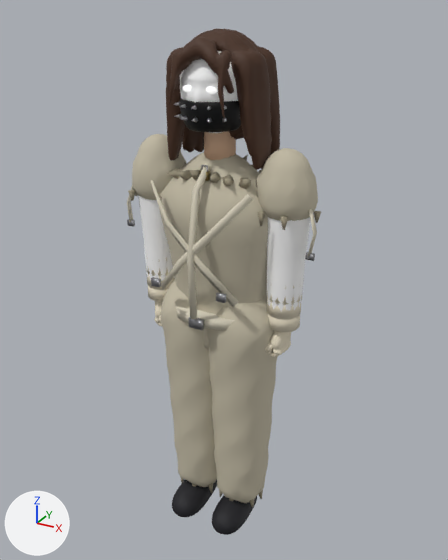
A saved change to the glTF model public/models/eloy.glb.
One viewpoint serves both versions: a 50 mm camera at (1.16, -2.07, 2.21) aimed at (0.0, 0.03, 1.16). Every picture has the same lights, and +X, +Y and +Z are marked at lower left. The older version comes first. Vertices at exactly the same position are counted once.

Names of what the first picture shows: 'hair', 'head', 'part_MAT_CLOTH_arm_eloy', 'part_MAT_CLOTH_suit_eloy', 'part_MAT_CLOTH_suit_eloy_dk', 'part_MAT_CLOTH_wrap_eloy', 'part_MAT_LEATHER_shoe_eloy', 'part_MAT_LEATHER_strap_eloy', 'part_MAT_METAL_buckle_eloy', 'part_MAT_SKIN_skin_eloy', 'prop_maskOn' and 1 more.
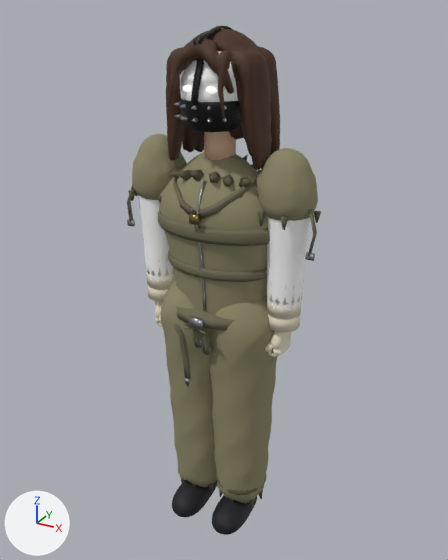
Changed parts and their boxes (x1, y1, x2, y2) in the pictures (448 x 560 px; the box of a moved part takes in the faces that stretch with it):
```json
{"object": "part_MAT_CLOTH_suit_eloy", "change": "recoloured", "before": [132, 134, 318, 503], "after": [132, 134, 318, 503], "on screen": "darker"}
{"object": "part_MAT_LEATHER_strap_eloy", "change": "recoloured, reshaped", "before": [127, 163, 317, 330], "after": [127, 168, 317, 379], "on screen": "26% taller"}
{"object": "prop_maskOn", "change": "reshaped", "before": [174, 85, 241, 132], "after": [174, 26, 241, 132], "on screen": "123% taller"}
{"object": "part_MAT_METAL_buckle_eloy", "change": "reshaped", "before": [127, 165, 315, 330], "after": [127, 181, 315, 387], "on screen": "25% taller"}
{"part": 1, "of": "me_part_mat_leather_strap_eloy", "change": "reshaped", "before": [151, 163, 253, 319], "after": [158, 168, 270, 379]}
{"part": 2, "of": "me_part_mat_metal_buckle_eloy", "change": "moved or reshaped", "before": [201, 165, 208, 171], "after": [191, 208, 198, 215]}
{"part": 3, "of": "me_part_mat_metal_buckle_eloy", "change": "added", "after": [196, 181, 206, 311]}
{"part": 4, "of": "me_part_mat_metal_buckle_eloy", "change": "deleted", "before": [151, 277, 161, 287]}
{"part": 5, "of": "me_part_mat_metal_buckle_eloy", "change": "deleted", "before": [216, 292, 226, 303]}
{"part": 6, "of": "me_prop_maskon", "change": "added", "after": [191, 26, 233, 104], "on screen": "black"}
```

Scene script edits in JSON lines:
```json
{"op": "set", "path": "mat_mat_cloth_suit_eloy.base_color", "old": "(0.56, 0.511, 0.389)", "new": "(0.267, 0.247, 0.139)", "note": "light grey #c5bda8 -> yellow #8d8868"}
{"op": "set", "path": "mat_mat_leather_strap_eloy.base_color", "old": "(0.68, 0.632, 0.5)", "new": "(0.157, 0.145, 0.0869)", "note": "pale yellow #d7d0bc -> brown #6e6a53"}
{"block": "me_part_mat_leather_strap_eloy", "where": "# used by ob_part_mat_leather_strap_eloy; location = (0.0, 0.0, 0.0)"}
{"op": "remove", "block": "me_part_mat_leather_strap_eloy", "code": "me_part_mat_leather_strap_eloy.from_pydata(...)  # 178 vertices, 324 faces; spans x -0.423..0.423, y -0.242..0.232, z 1.034..1.678"}
{"op": "add", "block": "me_part_mat_leather_strap_eloy", "code": "me_part_mat_leather_strap_eloy.from_pydata(...)  # 730 vertices, 1404 faces; spans x -0.423..0.423, y -0.238..0.195, z 0.759..1.647"}
{"block": "me_part_mat_leather_strap_eloy", "change": "me_part_mat_leather_strap_eloy part 1: 100 vertices removed from x -0.221..0.223, y -0.242..0.232, z 1.086..1.678; 652 vertices added at x -0.276..0.276, y -0.238..0.183, z 0.759..1.647"}
{"block": "me_part_mat_metal_buckle_eloy", "where": "# used by ob_part_mat_metal_buckle_eloy; location = (0.0, 0.0, 0.0)"}
{"op": "remove", "block": "me_part_mat_metal_buckle_eloy", "code": "me_part_mat_metal_buckle_eloy.from_pydata(...)  # 62 vertices, 100 faces; spans x -0.422..0.422, y -0.26..-0.044, z 1.034..1.675"}
{"op": "add", "block": "me_part_mat_metal_buckle_eloy", "code": "me_part_mat_metal_buckle_eloy.from_pydata(...)  # 124 vertices, 216 faces; spans x -0.422..0.422, y -0.205..-0.044, z 0.717..1.618"}
{"block": "me_part_mat_metal_buckle_eloy", "change": "me_part_mat_metal_buckle_eloy part 2: the loose piece of 22 vertices spanning x -0.014..0.014, y -0.12..-0.112, z 1.651..1.675 is scaled about its middle by (1.1, 0.999, 1), then moved by (0.0, -0.077, -0.147)"}
{"block": "me_part_mat_metal_buckle_eloy", "change": "me_part_mat_metal_buckle_eloy part 3: a new loose piece of 57 vertices spanning x -0.006..0.006, y -0.183..-0.113, z 1.086..1.618, in mat_mat_metal_buckle_eloy (grey #a9a9ae)"}
{"block": "me_part_mat_metal_buckle_eloy", "change": "me_part_mat_metal_buckle_eloy part 4: the loose piece of 8 vertices spanning x -0.164..-0.127, y -0.26..-0.247, z 1.208..1.24 is deleted"}
{"block": "me_part_mat_metal_buckle_eloy", "change": "me_part_mat_metal_buckle_eloy part 5: the loose piece of 8 vertices spanning x 0.127..0.164, y -0.26..-0.247, z 1.208..1.24 is deleted"}
{"block": "me_part_mat_metal_buckle_eloy", "change": "other edits to the shape of me_part_mat_metal_buckle_eloy do not show in these pictures"}
{"block": "me_prop_maskon", "where": "# used by ob_prop_maskon; location = (0.0, 0.0, 0.0)"}
{"op": "remove", "block": "me_prop_maskon", "code": "me_prop_maskon.from_pydata(...)  # 749 vertices, 1442 faces; spans x -0.144..0.144, y -0.203..0.167, z 1.8..1.958"}
{"op": "add", "block": "me_prop_maskon", "code": "me_prop_maskon.from_pydata(...)  # 836 vertices, 1612 faces; spans x -0.144..0.144, y -0.203..0.215, z 1.8..2.148"}
{"block": "me_prop_maskon", "change": "me_prop_maskon part 6: a new loose piece of 87 vertices spanning x -0.012..0.015, y -0.187..0.215, z 1.899..2.148, in mat_mat_cloth_muzzle_eloy (black #0a0a0c)"}
```
